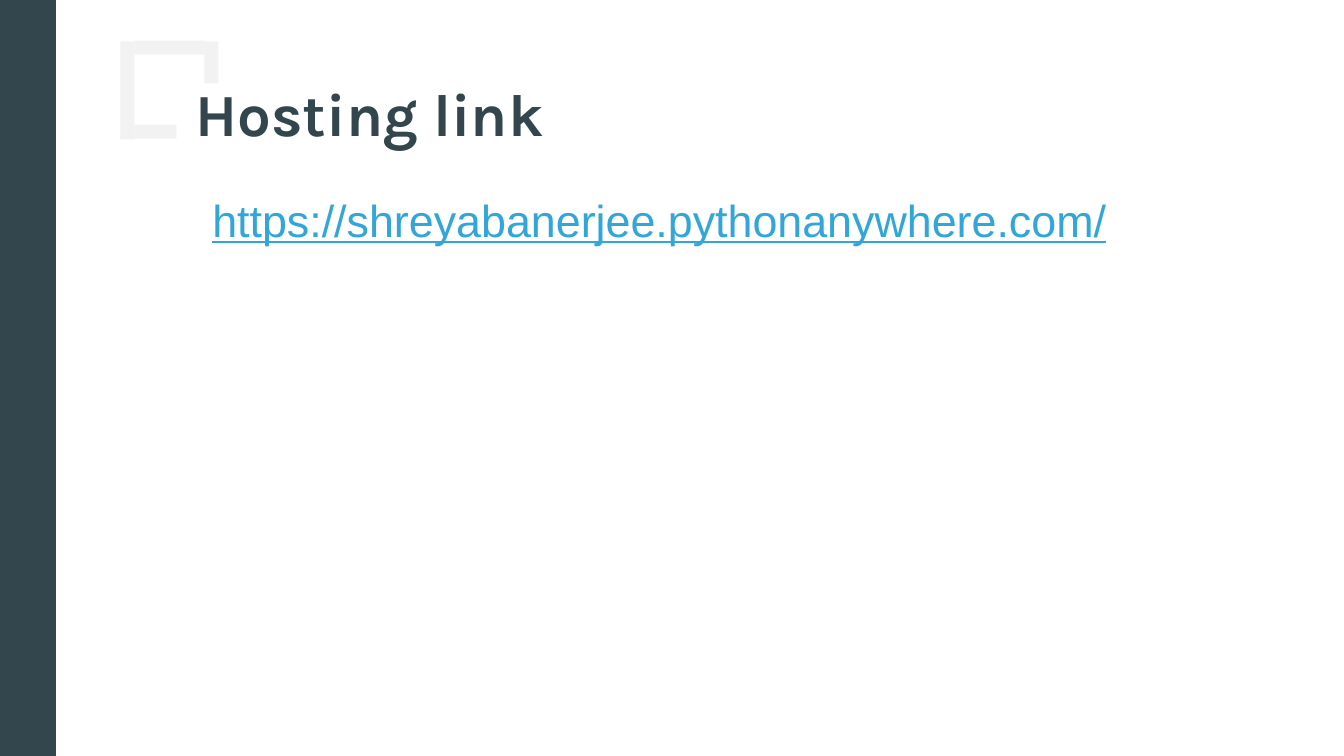
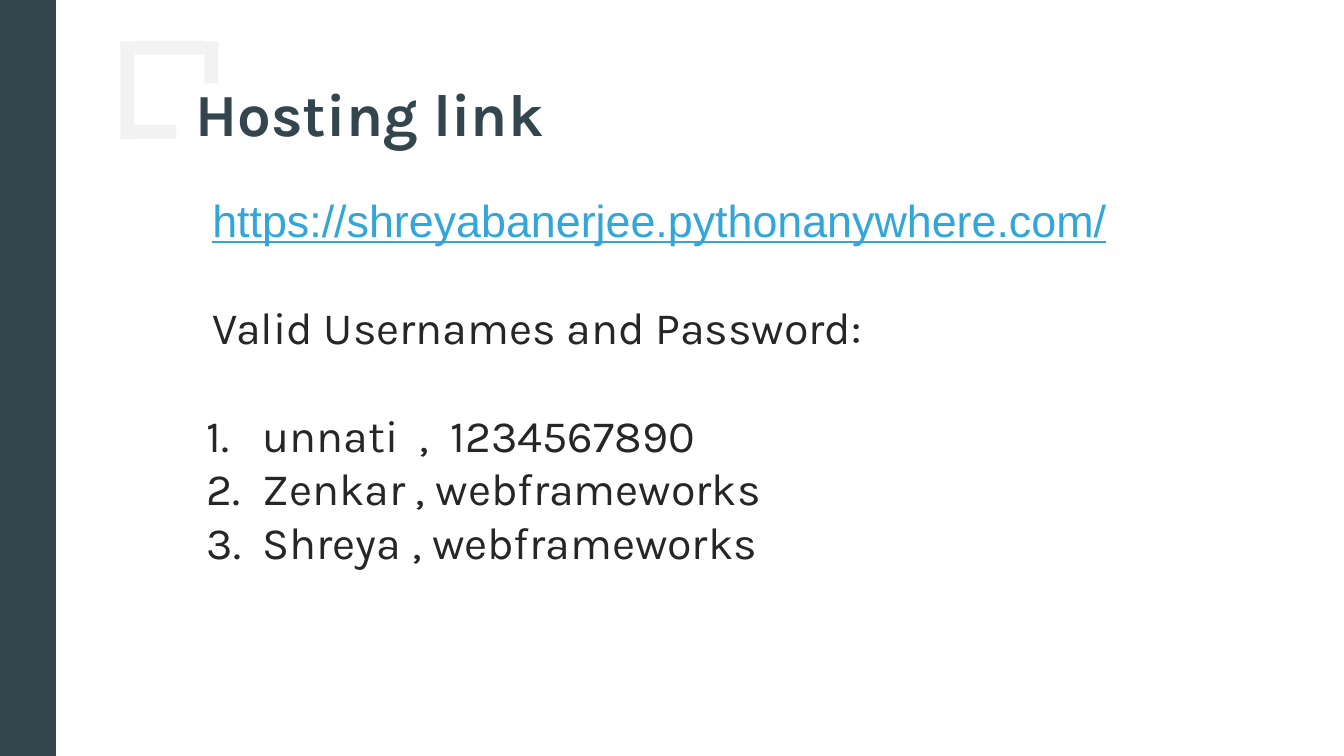
Before and after one commit to unnatic19/webtechproject, a slide deck: slide 3 of Maindo Parking Website.pptx. Drawn at 1344x756 pixels with LibreOffice and Linux fonts; fonts in the diff are those of the drawing. Boxes give left, top, right and bottom in pixels: in the first picture for what was removed or moved away, otherwise in the second. Text is boxed around its words. In the diff, an @@ line names an element or a change of style, - is before the commit and + after.

Commit message:
fourth commit

```diff
--- a/Maindo Parking Website.pptx
+++ b/Maindo Parking Website.pptx
@@ text at (x1=212, y1=313, x2=861, y2=570): paragraphs added @@
+Valid Usernames and Password:
+1. unnati , 1234567890
+2. Zenkar , webframeworks
+3. Shreya , webframeworks
```
